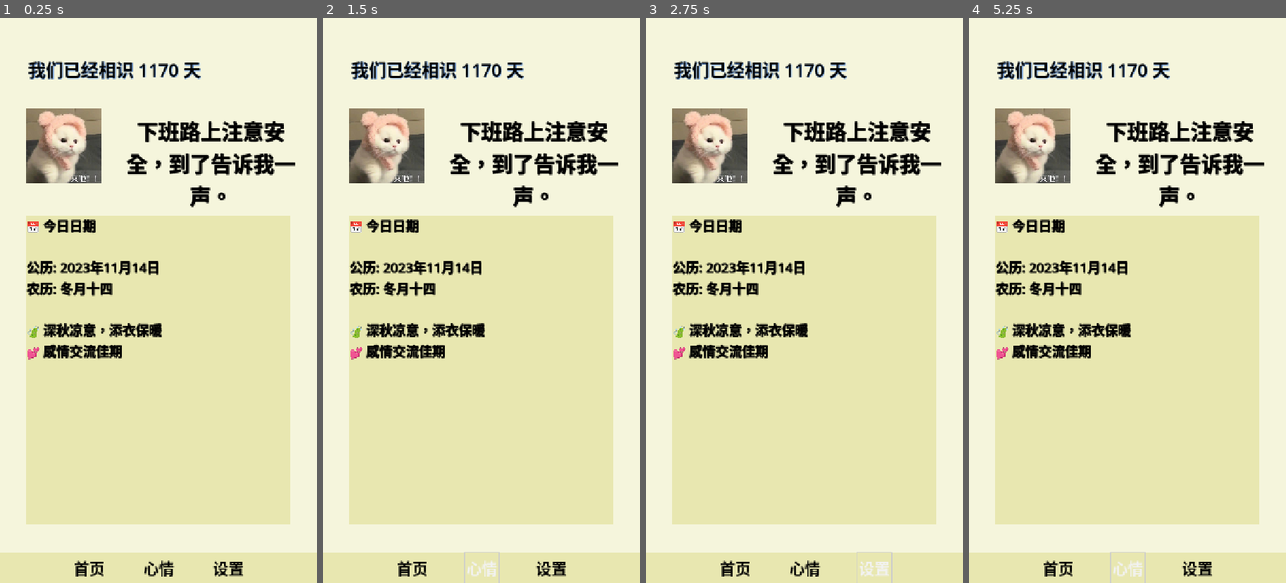
Above: before the commit, frames 1-4 (left to right).
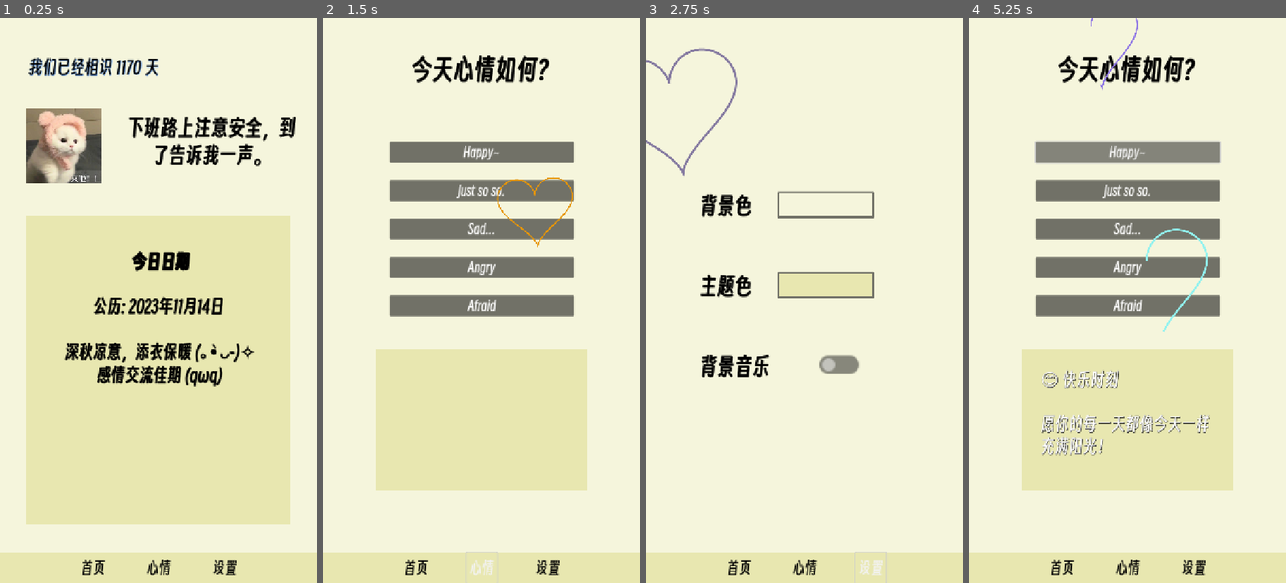
Above: after the commit, the same moments.

Repository: xuezhaju/Qixi-Gift
Game: Godot game, scene res://Scene/MainUI/main_ui.tscn
Two runs of this game, one before a commit and one after it. Both use one fixed random seed, a clock stepped at 60 frames per second and the inputs below.
Inputs (mouse positions are in pixels of both pictures, inside the frame that each line leads up to):
- Up to frame 1 (0.25 s): no input
- Up to frame 2 (1.5 s): click "首页" at 0.5 s; click "心情" at 1.25 s
- Up to frame 3 (2.75 s): click "设置" at 2 s
- Up to frame 4 (5.25 s): click (1162, 362) at 2.77 s; click "首页" at 3.5 s; click "心情" at 4.25 s; click (1127, 153) at 5 s, where only the run after the commit has a clickable "Happy~"

The runs differ from the first frame. In frame 1, 11% of the frame differs, in the area x 8-94%, y 7-99%; in frame 2, 40%; in frame 3, 52%, in the area x 0-94%, y 5-100%; in frame 4, 42%.

Commit message:
首页、心情完成

Diff:
--- a/Global.gd
+++ b/Global.gd
@@ -4,3 +4,4 @@
 
 ##color##
 var back_color :String = ""
+var main_color :String = ""
--- a/Scene/MainUI/main_ui.gd
+++ b/Scene/MainUI/main_ui.gd
@@ -1,4 +1,8 @@
 extends Node
+@onready var hub: Control = $hub
+@onready var settings: Control = $Settings
+@onready var xinqing: Control = $xinqing
+
 
 # 爱心场景预设
 var heart_scene = preload("res://Scene/heart.tscn") # 请替换为你的爱心场景路径
@@ -33,7 +37,7 @@
 	var shake_intensity = delta_acceleration.length()
 
 	# 如果变化率超过阈值，触发摇晃事件
-	if shake_intensity > shake_threshold or Input.is_action_just_pressed("ui_accept"):
+	if shake_intensity > shake_threshold or Input.is_action_just_pressed("ui_accept") or Input.is_mouse_button_pressed(MOUSE_BUTTON_LEFT):
 		on_shake_detected()
 		last_shake_time = current_time
 
@@ -59,3 +63,33 @@
 	# $ShakeSound.play()
 
 	print("爱心出现！位置: ", heart.position)
+
+
+func _on_hub_button_down() -> void:
+	Global.mode = "hub"
+	xinqing.hide()
+	xinqing.process_mode = Node.PROCESS_MODE_DISABLED
+	hub.show()
+	hub.process_mode = Node.PROCESS_MODE_INHERIT
+	settings.hide()
+	settings.process_mode = Node.PROCESS_MODE_DISABLED
+
+
+func _on_心情_button_down() -> void:
+	Global.mode = "xinqing"
+	xinqing.show()
+	xinqing.process_mode = Node.PROCESS_MODE_INHERIT
+	hub.hide()
+	hub.process_mode = Node.PROCESS_MODE_DISABLED
+	settings.hide()
+	settings.process_mode = Node.PROCESS_MODE_DISABLED
+
+
+func _on_settings_button_down() -> void:
+	Global.mode = "setting"
+	settings.show()
+	settings.process_mode = Node.PROCESS_MODE_INHERIT
+	hub.hide()
+	hub.process_mode = Node.PROCESS_MODE_DISABLED
+	xinqing.hide()
+	xinqing.process_mode = Node.PROCESS_MODE_DISABLED
--- a/Scene/MainUI/main_ui.tscn
+++ b/Scene/MainUI/main_ui.tscn
@@ -6,6 +6,7 @@
 [ext_resource type="Script" uid="uid://xuupa8maiieo" path="res://Scene/MainUI/话语.gd" id="3_82sue"]
 [ext_resource type="Script" uid="uid://choti8snaxwaw" path="res://Scene/MainUI/picture.gd" id="4_6piqr"]
 [ext_resource type="Script" uid="uid://bqx0l43he0ol1" path="res://Scene/MainUI/messages.gd" id="6_n61pf"]
+[ext_resource type="Script" uid="uid://dvfblq2ae40ww" path="res://Scene/MainUI/xinqing.gd" id="7_o613n"]
 
 [node name="MainUI" type="Control"]
 layout_mode = 3
@@ -119,11 +120,184 @@
 color = Color(0.909804, 0.905882, 0.690196, 1)
 script = ExtResource("6_n61pf")
 
-[node name="DateLabel" type="Label" parent="hub/messages"]
-layout_mode = 2
+[node name="DateLabel" type="RichTextLabel" parent="hub/messages"]
+layout_mode = 2
+offset_top = 80.0
 offset_right = 600.0
-offset_bottom = 20.0
-theme_override_colors/font_color = Color(0, 0, 0, 1)
-theme_override_colors/font_shadow_color = Color(0, 0, 0, 1)
-theme_override_colors/font_outline_color = Color(0, 0, 0, 1)
-theme_override_font_sizes/font_size = 30
+offset_bottom = 698.0
+theme_override_colors/default_color = Color(0, 0, 0, 1)
+theme_override_colors/font_selected_color = Color(0, 0, 0, 1)
+theme_override_colors/font_outline_color = Color(0, 0, 0, 1)
+theme_override_colors/font_shadow_color = Color(0, 0, 0, 1)
+theme_override_font_sizes/bold_italics_font_size = 40
+theme_override_font_sizes/italics_font_size = 40
+theme_override_font_sizes/mono_font_size = 40
+theme_override_font_sizes/normal_font_size = 40
+theme_override_font_sizes/bold_font_size = 40
+
+[node name="Settings" type="Control" parent="."]
+visible = false
+anchors_preset = 0
+offset_right = 40.0
+offset_bottom = 40.0
+
+[node name="center" type="CenterContainer" parent="Settings"]
+custom_minimum_size = Vector2(720, 1200)
+layout_mode = 0
+offset_top = 7.0
+offset_right = 720.0
+offset_bottom = 1207.0
+
+[node name="VBoxContainer" type="VBoxContainer" parent="Settings/center"]
+custom_minimum_size = Vector2(480, 0)
+layout_mode = 2
+theme_override_constants/separation = 120
+alignment = 1
+
+[node name="BackColor" type="Label" parent="Settings/center/VBoxContainer"]
+layout_mode = 2
+theme_override_colors/font_color = Color(0, 0, 0, 1)
+theme_override_colors/font_shadow_color = Color(0, 0, 0, 1)
+theme_override_colors/font_outline_color = Color(0, 0, 0, 1)
+theme_override_font_sizes/font_size = 50
+text = "背景色"
+
+[node name="BackColor" type="ColorPickerButton" parent="Settings/center/VBoxContainer/BackColor"]
+custom_minimum_size = Vector2(220, 60)
+layout_mode = 0
+offset_left = 178.0
+offset_right = 398.0
+offset_bottom = 60.0
+color = Color(0.960784, 0.960784, 0.862745, 1)
+
+[node name="MainColor" type="Label" parent="Settings/center/VBoxContainer"]
+layout_mode = 2
+theme_override_colors/font_color = Color(0, 0, 0, 1)
+theme_override_colors/font_shadow_color = Color(0, 0, 0, 1)
+theme_override_colors/font_outline_color = Color(0, 0, 0, 1)
+theme_override_font_sizes/font_size = 50
+text = "主题色"
+
+[node name="MainColor" type="ColorPickerButton" parent="Settings/center/VBoxContainer/MainColor"]
+custom_minimum_size = Vector2(220, 60)
+layout_mode = 0
+offset_left = 178.0
+offset_right = 398.0
+offset_bottom = 60.0
+color = Color(0.909804, 0.905882, 0.690196, 1)
+
+[node name="BGM" type="Label" parent="Settings/center/VBoxContainer"]
+layout_mode = 2
+theme_override_colors/font_color = Color(0, 0, 0, 1)
+theme_override_colors/font_shadow_color = Color(0, 0, 0, 1)
+theme_override_colors/font_outline_color = Color(0, 0, 0, 1)
+theme_override_font_sizes/font_size = 50
+text = "背景音乐"
+
+[node name="CheckButton" type="CheckButton" parent="Settings/center/VBoxContainer/BGM"]
+layout_mode = 0
+offset_left = 252.0
+offset_top = -8.0
+offset_right = 296.0
+offset_bottom = 16.0
+scale = Vector2(3, 3)
+
+[node name="xinqing" type="Control" parent="."]
+visible = false
+anchors_preset = 0
+offset_right = 40.0
+offset_bottom = 40.0
+script = ExtResource("7_o613n")
+
+[node name="Label" type="Label" parent="xinqing"]
+layout_mode = 2
+offset_left = 198.0
+offset_top = 80.0
+offset_right = 513.0
+offset_bottom = 153.0
+theme_override_colors/font_color = Color(0, 0, 0, 1)
+theme_override_colors/font_shadow_color = Color(0, 0, 0, 1)
+theme_override_colors/font_outline_color = Color(0, 0, 0, 1)
+theme_override_font_sizes/font_size = 60
+text = "今天心情如何?"
+horizontal_alignment = 1
+
+[node name="VBoxContainer" type="VBoxContainer" parent="xinqing"]
+layout_mode = 2
+offset_left = 120.0
+offset_top = 750.0
+offset_right = 720.0
+offset_bottom = 1150.0
+scale = Vector2(0.8, 0.8)
+theme_override_constants/separation = 60
+alignment = 1
+
+[node name="ColorRect" type="ColorRect" parent="xinqing/VBoxContainer"]
+custom_minimum_size = Vector2(600, 400)
+layout_mode = 2
+color = Color(0.909804, 0.905882, 0.690196, 1)
+
+[node name="RichTextLabel" type="RichTextLabel" parent="xinqing/VBoxContainer/ColorRect"]
+custom_minimum_size = Vector2(500, 300)
+layout_mode = 2
+offset_left = 52.0
+offset_top = 54.0
+offset_right = 552.0
+offset_bottom = 354.0
+theme_override_colors/font_selected_color = Color(0, 0, 0, 1)
+theme_override_colors/font_outline_color = Color(0, 0, 0, 1)
+theme_override_colors/font_shadow_color = Color(0, 0, 0, 1)
+theme_override_font_sizes/bold_italics_font_size = 50
+theme_override_font_sizes/italics_font_size = 50
+theme_override_font_sizes/mono_font_size = 50
+theme_override_font_sizes/normal_font_size = 50
+theme_override_font_sizes/bold_font_size = 50
+
+[node name="VBoxContainer2" type="VBoxContainer" parent="xinqing"]
+custom_minimum_size = Vector2(420, 50)
+layout_mode = 2
+offset_left = 150.0
+offset_top = 280.0
+offset_right = 570.0
+offset_bottom = 665.0
+theme_override_constants/separation = 40
+
+[node name="Happy" type="Button" parent="xinqing/VBoxContainer2"]
+layout_mode = 2
+theme_override_colors/font_color = Color(1, 1, 1, 1)
+theme_override_font_sizes/font_size = 30
+text = "Happy~"
+
+[node name="Justsoso" type="Button" parent="xinqing/VBoxContainer2"]
+layout_mode = 2
+theme_override_colors/font_color = Color(1, 1, 1, 1)
+theme_override_font_sizes/font_size = 30
+text = "Just so so."
+
+[node name="Sad" type="Button" parent="xinqing/VBoxContainer2"]
+layout_mode = 2
+theme_override_colors/font_color = Color(1, 1, 1, 1)
+theme_override_font_sizes/font_size = 30
+text = "Sad..."
+
+[node name="Angry" type="Button" parent="xinqing/VBoxContainer2"]
+layout_mode = 2
+theme_override_colors/font_color = Color(1, 1, 1, 1)
+theme_override_font_sizes/font_size = 30
+text = "Angry"
+
+[node name="Afraid" type="Button" parent="xinqing/VBoxContainer2"]
+layout_mode = 2
+theme_override_colors/font_color = Color(1, 1, 1, 1)
+theme_override_font_sizes/font_size = 30
+text = "Afraid
+"
+
+[connection signal="button_down" from="ColorRects/底栏/Buttons/HUB" to="." method="_on_hub_button_down"]
+[connection signal="button_down" from="ColorRects/底栏/Buttons/心情" to="." method="_on_心情_button_down"]
+[connection signal="button_down" from="ColorRects/底栏/Buttons/Settings" to="." method="_on_settings_button_down"]
+[connection signal="button_down" from="xinqing/VBoxContainer2/Happy" to="xinqing" method="_on_happy_button_down"]
+[connection signal="button_down" from="xinqing/VBoxContainer2/Justsoso" to="xinqing" method="_on_justsoso_button_down"]
+[connection signal="button_down" from="xinqing/VBoxContainer2/Sad" to="xinqing" method="_on_sad_button_down"]
+[connection signal="button_down" from="xinqing/VBoxContainer2/Angry" to="xinqing" method="_on_angry_button_down"]
+[connection signal="button_down" from="xinqing/VBoxContainer2/Afraid" to="xinqing" method="_on_afraid_button_down"]
--- a/Scene/MainUI/messages.gd
+++ b/Scene/MainUI/messages.gd
@@ -1,13 +1,7 @@
 extends ColorRect
 
 # 只需要一个Label节点
-@onready var date_label: Label = $DateLabel
-
-# 农历月份和日期名称
-var lunar_months = ["正月", "二月", "三月", "四月", "五月", "六月", "七月", "八月", "九月", "十月", "冬月", "腊月"]
-var lunar_days = ["初一", "初二", "初三", "初四", "初五", "初六", "初七", "初八", "初九", "初十",
-				 "十一", "十二", "十三", "十四", "十五", "十六", "十七", "十八", "十九", "二十",
-				 "廿一", "廿二", "廿三", "廿四", "廿五", "廿六", "廿七", "廿八", "廿九", "三十"]
+@onready var date_label: RichTextLabel = $DateLabel
 
 # 二十四节气
 var solar_terms = [
@@ -21,121 +15,99 @@
 	{"date": "12-22", "name": "冬至"}, {"date": "01-05", "name": "小寒"}, {"date": "01-20", "name": "大寒"}
 ]
 
-# 中国传统节日（农历）
-var traditional_festivals = [
-	{"date": "01-01", "name": "春节", "emoji": "🎉"},
-	{"date": "01-15", "name": "元宵节", "emoji": "🏮"},
-	{"date": "05-05", "name": "端午节", "emoji": "🎏"},
-	{"date": "07-07", "name": "七夕节", "emoji": "💕"},
-	{"date": "08-15", "name": "中秋节", "emoji": "🥮"},
-	{"date": "09-09", "name": "重阳节", "emoji": "🌼"},
-	{"date": "12-30", "name": "除夕", "emoji": "🍲"}
-]
-
 # 现代节日（公历）
 var modern_festivals = [
-	{"date": "01-01", "name": "元旦", "emoji": "🎊"},
-	{"date": "03-08", "name": "妇女节", "emoji": "👩"},
-	{"date": "05-01", "name": "劳动节", "emoji": "🔧"},
-	{"date": "05-04", "name": "青年节", "emoji": "🎓"},
-	{"date": "06-01", "name": "儿童节", "emoji": "🧒"},
-	{"date": "09-10", "name": "教师节", "emoji": "📚"},
-	{"date": "10-01", "name": "国庆节", "emoji": "🇨🇳"}
+	{"date": "01-01", "name": "元旦", "emoticon": "(≧∇≦)ﾉ"},
+	{"date": "02-14", "name": "情人节", "emoticon": "(qωq)"},
+	{"date": "03-08", "name": "妇女节", "emoticon": "(づ￣ ³￣)づ"},
+	{"date": "03-12", "name": "植树节", "emoticon": "(Q｡•̀ᴗ-)✧"},
+	{"date": "04-01", "name": "愚人节", "emoticon": "(¬‿¬)"},
+	{"date": "05-01", "name": "劳动节", "emoticon": "(•̀o•́)ง"},
+	{"date": "05-04", "name": "青年节", "emoticon": "(•̀ᴗ•́)و"},
+	{"date": "06-01", "name": "儿童节", "emoticon": "ヾ(◍°∇°◍)ﾉﾞ"},
+	{"date": "09-10", "name": "教师节", "emoticon": "(´• ω •`)ﾉ"},
+	{"date": "10-01", "name": "国庆节", "emoticon": "ヽ(★ω★)ノ"},
+	{"date": "12-24", "name": "平安夜", "emoticon": "(☆▽☆)"},
+	{"date": "12-25", "name": "圣诞节", "emoticon": "(*^▽^*)"}
 ]
 
 func _ready():
 	if date_label:
+		# 设置RichTextLabel居中显示
+		date_label.bbcode_enabled = true
+		date_label.scroll_active = false
 		update_date_display()
 	else:
 		push_error("DateLabel节点未找到！")
 
 func update_date_display():
 	var now = Time.get_date_dict_from_system()
-	var lunar_date = get_simple_lunar_date(now.month, now.day)
 	var solar_term = get_solar_term(now.month, now.day)
 	var festival = get_festival(now.month, now.day)
 
-	var display_text = "📅 今日日期\n\n"
-	display_text += "公历: %d年%d月%d日\n" % [now.year, now.month, now.day]
-	display_text += "农历: %s%s\n" % [lunar_date.month, lunar_date.day]
+	# 使用BBCode实现居中显示和格式化
+	var display_text = "[center][b] 今日日期[/b][/center]\n\n"
+	display_text += "[center]公历: %d年%d月%d日[/center]\n" % [now.year, now.month, now.day]
 
 	if solar_term:
-		display_text += "节气: %s%s\n" % [solar_term.emoji, solar_term.name]
+		display_text += "[center]节气: %s %s[/center]\n" % [solar_term.emoticon, solar_term.name]
 
 	if festival:
-		display_text += "节日: %s%s\n" % [festival.emoji, festival.name]
+		display_text += "[center]节日: %s %s[/center]\n" % [festival.emoticon, festival.name]
 
-	display_text += "\n" + get_season_tips(now.month)
-	display_text += "\n" + get_daily_suggestion(now.month, now.day)
+	display_text += "\n[center]" + get_season_tips(now.month) + "[/center]"
+	display_text += "\n[center]" + get_daily_suggestion(now.month, now.day) + "[/center]"
 
 	date_label.text = display_text
-
-# 简化版农历计算（近似值）
-func get_simple_lunar_date(month, day):
-	# 这是一个简化的农历计算，实际农历需要复杂的算法
-	# 这里使用近似值来演示
-	var lunar_month = lunar_months[(month - 1) % 12]
-	var lunar_day = lunar_days[(day - 1) % 30]
-
-	# 特殊处理：正月从春节开始（约2月4日左右）
-	if month == 2 and day >= 4:
-		lunar_month = lunar_months[0]  # 正月
-		lunar_day = lunar_days[(day - 4) % 30]
-
-	return {"month": lunar_month, "day": lunar_day}
 
 func get_solar_term(month, day):
 	var date_str = "%02d-%02d" % [month, day]
 	for term in solar_terms:
 		if term.date == date_str:
-			return {"name": term.name, "emoji": "🌱"}
+			return {"name": term.name, "emoticon": "(🌱･ω･)?"}
 	return null
 
 func get_festival(month, day):
 	var date_str = "%02d-%02d" % [month, day]
 
-	# 先检查现代节日（公历）
+	# 检查现代节日（公历）
 	for festival in modern_festivals:
 		if festival.date == date_str:
 			return festival
 
-	# 简化的传统节日检查（实际需要农历计算）
-	# 这里使用近似日期
-	var approx_festivals = {
-		"02-10": {"name": "春节", "emoji": "🎉"},      # 2024年春节
-		"02-24": {"name": "元宵节", "emoji": "🏮"},    # 2024年元宵
-		"06-10": {"name": "端午节", "emoji": "🎏"},    # 2024年端午
-		"08-10": {"name": "七夕节", "emoji": "💕"},    # 近似
-		"09-17": {"name": "中秋节", "emoji": "🥮"},    # 2024年中秋
-		"10-11": {"name": "重阳节", "emoji": "🌼"},    # 近似
-		"02-09": {"name": "除夕", "emoji": "🍲"}       # 2024年除夕
-	}
-
-	return approx_festivals.get(date_str)
+	return null
 
 func get_season_tips(month):
 	var tips = {
-		1: "❄️ 寒冬时节，注意保暖防寒",
-		2: "🌬️ 冬春交替，预防感冒",
-		3: "🌷 春暖花开，适合户外活动",
-		4: "🌦️ 春雨绵绵，记得带伞",
-		5: "🌞 初夏时节，注意防晒",
-		6: "☀️ 盛夏来临，多喝水防中暑",
-		7: "🔥 酷暑难耐，避免高温外出",
-		8: "🍂 夏秋之交，天气多变",
-		9: "🍁 秋高气爽，适宜出行",
-		10: "🌕 金秋时节，收获的季节",
-		11: "🍃 深秋凉意，添衣保暖",
-		12: "⛄ 寒冬降临，注意防冻"
+		1: " 寒冬时节，注意保暖防寒 (｡•́︿•̀｡)",
+		2: " 冬春交替，预防感冒 (。-ω-)zzz",
+		3: " 春暖花开，适合户外活动 (◕‿◕✿)",
+		4: " 春雨绵绵，记得带伞 (´･ω･`)?",
+		5: " 初夏时节，注意防晒 (￣ω￣;)",
+		6: " 盛夏来临，多喝水防中暑 (；一_一)",
+		7: " 酷暑难耐，避免高温外出 (´-﹏-`；)",
+		8: " 夏秋之交，天气多变 (・_・;)",
+		9: " 秋高气爽，适宜出行 (＾▽＾)",
+		10: " 金秋时节，收获的季节 (✿◠‿◠)",
+		11: " 深秋凉意，添衣保暖 (｡•̀ᴗ-)✧",
+		12: " 寒冬降临，注意防冻 (っ˘̩╭╮˘̩)っ"
 	}
-	return tips.get(month, "享受美好的一天！")
+	return tips.get(month, "享受美好的一天！ (＾ω＾)")
 
 func get_daily_suggestion(month, day):
 	var suggestions = [
-		"📚 今日宜学习新知识", "💼 适合处理工作事务", "🏃‍♂️ 运动健身好时机",
-		"👨‍👩‍👧‍👦 家庭聚会很合适", "🎨 创意灵感爆发日", "🛒 购物消费吉日",
-		"🚗 出行顺利平安", "💕 感情交流佳期", "🍎 健康养生好日子",
-		"💰 财务决策需谨慎", "🎯 设定目标正当时", "🌱 种植绿化好时机"
+		" 今日宜学习新知识 (´∀`)",
+		" 适合处理工作事务 (•̀o•́)ง",
+		" 运动健身好时机 (＾• ω •＾)",
+		" 家庭聚会很合适 (＾▽＾)",
+		" 创意灵感爆发日 (☆▽☆)",
+		" 购物消费吉日 (￣▽￣*)",
+		" 出行顺利平安 (´▽`ʃ♡ƪ)",
+		" 感情交流佳期 (qωq)",
+		" 健康养生好日子 (◠‿◠✿)",
+		" 财务决策需谨慎 (・人・)",
+		" 设定目标正当时 (•̀ᴗ•́)و",
+		" 种植绿化好时机 (✿◡‿◡)"
 	]
 
 	# 根据日期生成相对固定的建议
--- /dev/null
+++ b/Scene/MainUI/settings.gd
@@ -0,0 +1 @@
+extends Control
--- /dev/null
+++ b/Scene/MainUI/xinqing.gd
@@ -0,0 +1,84 @@
+extends Control
+
+@onready var rich_text_label: RichTextLabel = $VBoxContainer/ColorRect/RichTextLabel
+
+# 定义各种情绪的安慰鼓励文本数组
+var happy_texts = [
+	"真为你感到高兴！继续保持这份好心情！",
+	"快乐是会传染的，你的笑容也能温暖他人~",
+	"珍惜这份美好，让快乐的时光更长一些！",
+	"愿你的每一天都像今天一样充满阳光！",
+	"快乐是最好的良药，继续保持哦！",
+	"看到你开心，我也觉得心情很好呢！",
+	"把这份快乐分享给身边的人吧！",
+	"保持积极心态，好事会接连发生的！"
+]
+
+var justsoso_texts = [
+	"平淡的日子也是生活的一部分，学会享受宁静~",
+	"有时候，平凡就是最大的幸福呢",
+	"给自己泡杯茶，享受这片刻的宁静吧",
+	"平静的心境很难得，好好珍惜这一刻",
+	"在平凡中寻找小确幸，生活会更有滋味",
+	"休息一下也很好，给自己充充电",
+	"这样的时刻正好可以反思和规划呢",
+	"平淡中藏着生活的智慧，慢慢体会"
+]
+
+var sad_texts = [
+	"难过的时候不要一个人扛着，我在这里陪着你",
+	"眼泪洗刷过的心灵会更加清澈明亮",
+	"这只是一时的阴霾，阳光很快就会回来的",
+	"允许自己悲伤，但不要忘记你有多珍贵",
+	"给我一个拥抱吧，一切都会好起来的",
+	"你并不孤单，很多人都在关心着你",
+	"悲伤也是成长的一部分，你会变得更坚强",
+	"深呼吸，给自己一点时间和空间"
+]
+
+var angry_texts = [
+	"先深呼吸，冷静下来再处理问题会更好",
+	"生气伤身，为了不值得的事不值得",
+	"我理解你的感受，但不要让怒气控制你",
+	"换个角度想想，也许会有不同的看法",
+	"出去走走散散心，让情绪平复一下",
+	"愤怒是暂时的，不要让它影响你的判断",
+	"你可以选择不被这些事情影响心情",
+	"把注意力转移到喜欢的事情上吧"
+]
+
+var afraid_texts = [
+	"勇敢不是不害怕，而是害怕依然前行",
+	"我在这里支持你，你可以克服恐惧的",
+	"一步一步来，不用急着面对所有事情",
+	"恐惧只是想象中的怪物，实际并不可怕",
+	"你已经比想象中要勇敢得多",
+	"每个人都会害怕，这很正常",
+	"相信自己，你有能力应对挑战",
+	"恐惧会过去，但勇气会留下来"
+]
+
+func _on_happy_button_down() -> void:
+	# 随机选择一句快乐鼓励语
+	var random_text = happy_texts[randi() % happy_texts.size()]
+	rich_text_label.text = "😊 快乐时刻\n\n" + random_text
+
+func _on_justsoso_button_down() -> void:
+	# 随机选择一句平静安慰语
+	var random_text = justsoso_texts[randi() % justsoso_texts.size()]
+	rich_text_label.text = "😐 平静时刻\n\n" + random_text
+
+func _on_sad_button_down() -> void:
+	# 随机选择一句悲伤安慰语
+	var random_text = sad_texts[randi() % sad_texts.size()]
+	rich_text_label.text = "😢 难过时刻\n\n" + random_text
+
+func _on_angry_button_down() -> void:
+	# 随机选择一句愤怒安抚语
+	var random_text = angry_texts[randi() % angry_texts.size()]
+	rich_text_label.text = "😠 生气时刻\n\n" + random_text
+
+func _on_afraid_button_down() -> void:
+	# 随机选择一句恐惧鼓励语
+	var random_text = afraid_texts[randi() % afraid_texts.size()]
+	rich_text_label.text = "😨 害怕时刻\n\n" + random_text
--- a/Scene/draw_heart.gd
+++ b/Scene/draw_heart.gd
@@ -27,7 +27,7 @@
 func _draw():
 	if visible_points.size() > 1:
 		# 使用更细的线条，从5.0降到2.0
-		draw_polyline(visible_points, heart_color, 2.0, true)
+		draw_polyline(visible_points, heart_color, 4.0, true)
 
 func start_animation():
 	heart_color = Color(randf(), randf(), randf())
--- a/project.godot
+++ b/project.godot
@@ -28,6 +28,14 @@
 window/per_pixel_transparency/allowed=true
 window/handheld/orientation=1
 
+[gui]
+
+theme/custom_font="uid://co0yowtv78bsv"
+
+[input_devices]
+
+pointing/emulate_touch_from_mouse=true
+
 [rendering]
 
 renderer/rendering_method="mobile"
Not shown: 1 places in Scene/MainUI/main_ui.tscn that only renumber resources
Not shown, added: Scene/MainUI/settings.gd.uid
Not shown, added: Scene/MainUI/xinqing.gd.uid
